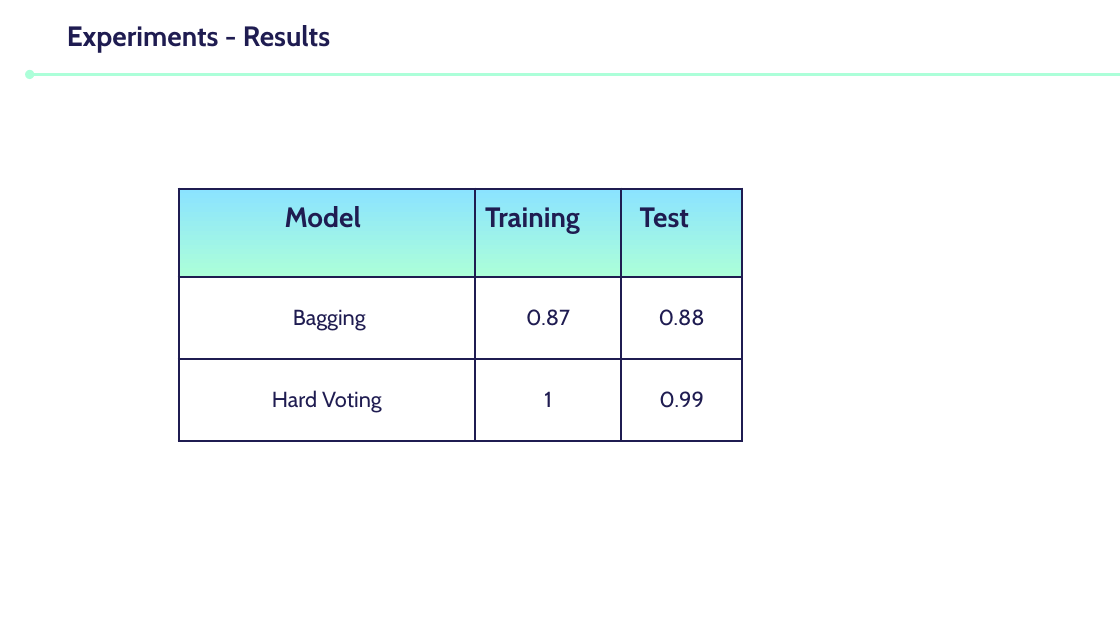
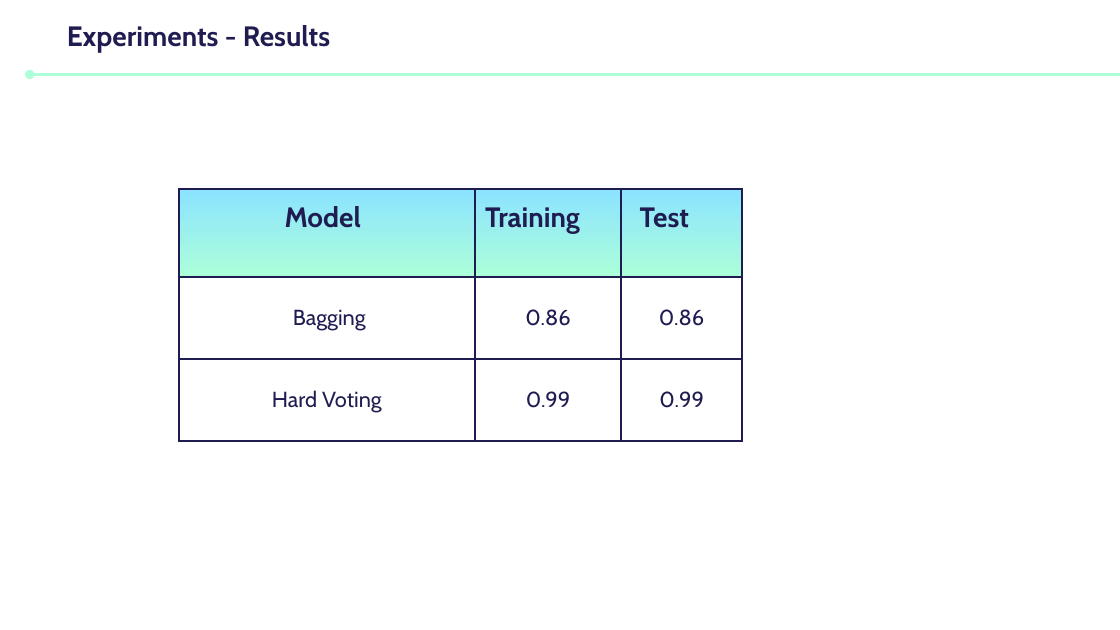
Before and after one commit to ShahadAbdulaziz/Network-Intrusion-detection_Classification, a slide deck: slide 10 of Network Intrusion detection.pptx. Drawn at 1120x630 pixels with LibreOffice and Linux fonts; fonts in the diff are those of the drawing. Boxes give left, top, right and bottom in pixels: in the first picture for what was removed or moved away, otherwise in the second. Text is boxed around its words. In the diff, an @@ line names an element or a change of style, - is before the commit and + after.

```diff
--- a/Network Intrusion detection.pptx
+++ b/Network Intrusion detection.pptx
@@ table at [179,188,743,441] @@
-row 2, column 2: 0.87
+row 2, column 2: 0.86
-row 2, column 3: 0.88
+row 2, column 3: 0.86
-row 3, column 2: 1
+row 3, column 2: 0.99
```
Also in this commit, not shown: 3 other slides changed.
